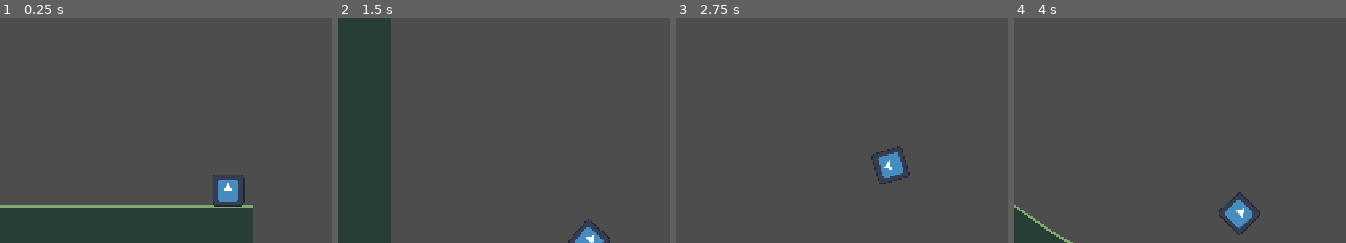
Above: before the commit, frames 1-4 (left to right).
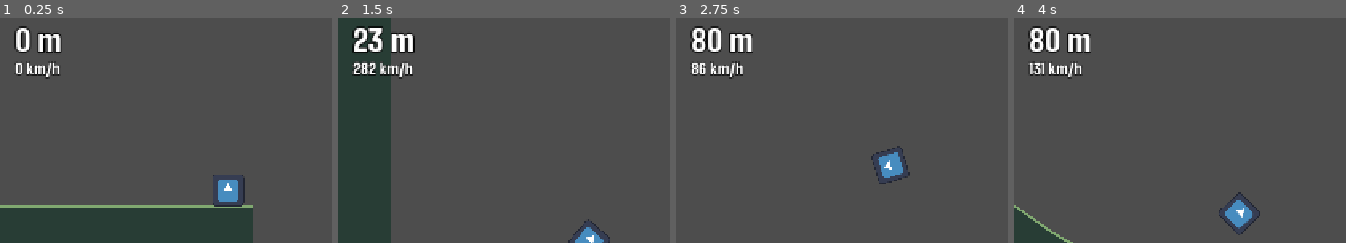
Above: after the commit, the same moments.

Repository: thepaulster/mountain_jumper
Game: Godot game, scene res://scenes/main.tscn
The game is run twice, just before and just after one commit, with the same random seed, the same clock (stepped at 60 frames per second) and the same inputs. The project has no main scene, so this scene is started directly. The engine's default icon, where the game draws it, is replaced by a stand-in: a white triangle on a blue panel in a dark square.
Inputs:
- Up to frame 1 (0.25 s): no input
- Up to frame 2 (1.5 s): hold Space (pull) 0.53-1.28 s; tap Space (pull) at 1.35 s
- Up to frame 3 (2.75 s): hold Space (pull) from 2.03 s (still down)
- Up to frame 4 (4 s): release Space (pull) at 2.78 s; tap Space (pull) at 2.85 s; hold Space (pull) from 3.53 s (still down)
The pictures show only the part of the screen within x 0-50%, y 1-51%; the shares and areas given below are measured in that part.

The runs differ from the first frame. In frame 1, 1.5% of the frame differs, in the area x 4-19%, y 3-28%; in frame 2, 2.3%, in the area x 4-24%, y 3-28%; in frame 3, 2.1%; in frame 4, 2.1%.

Commit message:
Add initial project files including configuration, assets, and scripts
- Create .editorconfig for consistent coding styles
- Add .gitattributes to normalize line endings
- Include .gitignore for Godot specific files
- Add icon.svg and its import configuration
- Set up project.godot with application and display settings
- Create main.tscn and player.tscn scenes with basic node structure
- Implement camera.gd for camera behavior
- Develop player.gd for player controls and physics
- Add terrain.gd for procedural terrain generation
- Create test_floor.gd for testing purposes

Diff:
--- a/project.godot
+++ b/project.godot
@@ -21,6 +21,10 @@
 window/stretch/mode="canvas_items"
 window/stretch/aspect="expand"
 
+[gui]
+
+theme/custom_font="uid://bw5bft586ssmq"
+
 [input]
 
 pull={
--- /dev/null
+++ b/scenes/hud.tscn
@@ -0,0 +1,30 @@
+[gd_scene format=3 uid="uid://box60ohvylpoq"]
+
+[ext_resource type="Script" uid="uid://b760dvvyaonek" path="res://scripts/hud.gd" id="1_ahhtf"]
+[ext_resource type="FontFile" uid="uid://onpj6tpcqc2p" path="res://assets/fonts/BigShoulders-Black.ttf" id="2_oo0fn"]
+
+[node name="HUD" type="CanvasLayer" unique_id=1520044802]
+script = ExtResource("1_ahhtf")
+
+[node name="Distance" type="Label" parent="." unique_id=1197968829]
+offset_left = 24.0
+offset_top = 16.0
+offset_right = 49.0
+offset_bottom = 39.0
+theme_override_colors/font_outline_color = Color(0, 0, 0, 1)
+theme_override_constants/outline_size = 8
+theme_override_fonts/font = ExtResource("2_oo0fn")
+theme_override_font_sizes/font_size = 48
+text = "0m"
+
+[node name="Speed" type="Label" parent="." unique_id=713919542]
+offset_left = 24.0
+offset_top = 76.0
+offset_right = 106.0
+offset_bottom = 147.0
+theme_override_colors/font_outline_color = Color(0, 0, 0, 1)
+theme_override_constants/outline_size = 6
+theme_override_fonts/font = ExtResource("2_oo0fn")
+theme_override_font_sizes/font_size = 24
+text = "0 km/h
+"
--- a/scenes/main.tscn
+++ b/scenes/main.tscn
@@ -1,10 +1,14 @@
 [gd_scene format=3 uid="uid://dqfwr4actcc7i"]
 
+[ext_resource type="PackedScene" uid="uid://box60ohvylpoq" path="res://scenes/hud.tscn" id="1_jyhfs"]
 [ext_resource type="Script" uid="uid://dekc3hl4gjm14" path="res://scripts/terrain.gd" id="1_sugp2"]
 [ext_resource type="PackedScene" uid="uid://bvot44bdl5k3v" path="res://scenes/player.tscn" id="2_jyhfs"]
 [ext_resource type="Script" uid="uid://dxwjl1ownr0df" path="res://scripts/camera.gd" id="3_tbgi4"]
 
 [node name="Main" type="Node2D" unique_id=1890903739]
+
+[node name="HUD" parent="." unique_id=1520044802 node_paths=PackedStringArray("player") instance=ExtResource("1_jyhfs")]
+player = NodePath("../Player")
 
 [node name="Terrain" type="Node2D" parent="." unique_id=1332423959 node_paths=PackedStringArray("player")]
 script = ExtResource("1_sugp2")
--- /dev/null
+++ b/scripts/hud.gd
@@ -0,0 +1,32 @@
+extends CanvasLayer
+
+# The flyer whose numbers we show. Plug it in from the Inspector.
+@export var player: Player
+
+# 14 pixels in the game = 1 metre in real life.
+const PIXELS_PER_METRE := 14.0
+
+# Furthest we've got this run. Only ever goes up,
+# so looping backwards doesn't make the number shrink.
+var distance := 0.0
+
+# Grab the two labels when the scene starts.
+# $Distance means "my child node called Distance".
+@onready var distance_label: Label = $Distance
+@onready var speed_label: Label = $Speed
+
+
+func _process(_delta: float) -> void:
+	if player == null:
+		return
+
+	# Distance: how far right of the ledge we are, in metres.
+	var metres := player.position.x / PIXELS_PER_METRE
+	distance = maxf(distance, metres)
+	distance_label.text = "%d m" % int(distance)
+
+	# Speed: only while actually flying. Standing, falling or crashed shows 0.
+	var kmh := 0
+	if player.mode == Player.Mode.FLY and not player.crashed:
+		kmh = int(player.speed / PIXELS_PER_METRE * 3.6)
+	speed_label.text = "%d km/h" % kmh
--- a/scripts/player.gd
+++ b/scripts/player.gd
@@ -36,6 +36,11 @@
 const STALL_DROP := 3.0
 # ...and you fall this much extra.
 const STALL_SINK := 260.0
+# --- Proximity scoring ---
+# Closer than this to the ground (pixels) counts as proximity flying.
+const PROX_RANGE := 75.0
+# Points per second at the edge of the range (double when almost touching).
+const PROX_POINTS := 90.0
 
 # Are we stalled right now?
 var stalled := false
@@ -57,7 +62,9 @@
 # Free fall movement (we don't use speed and angle until the suit opens).
 var fall_velocity := Vector2.ZERO
 var fall_timer := 0.0
-
+var trick_points := 0      # points that are safely banked
+var prox_time := 0.0       # how long the current close pass has lasted (seconds)
+var prox_pending := 0.0    # points from the current close pass, not banked yet
 
 
 func _physics_process(delta: float) -> void:
@@ -131,6 +138,9 @@
 				crash()
 				return
 
+	# Score points for flying close to the ground.
+	if terrain != null:
+		update_proximity(delta)
 	# Point the icon the way we are flying.
 	rotation = angle
 
@@ -165,3 +175,21 @@
 		mode = Mode.FLY
 		speed = maxf(420.0, fall_velocity.length())                  # keep the speed we built up
 		angle = clampf(fall_velocity.angle(), 0.3, 1.2)              # start flying the way we were falling
+
+
+
+func update_proximity(delta: float) -> void:
+	# How far is the ground below us? (Ground y minus our y.)
+	var gap := terrain.floor_at(position.x) - position.y
+
+	if gap < PROX_RANGE:
+		# Close to the rock: the timer runs and points pile up.
+		prox_time += delta
+		# closeness goes from 1.0 (edge of the range) to 2.0 (touching).
+		var closeness := 1.0 + (PROX_RANGE - gap) / PROX_RANGE
+		prox_pending += PROX_POINTS * closeness * delta
+	elif prox_time > 0.0:
+		# We just pulled away: bank the points, then reset for the next pass.
+		trick_points += int(prox_pending)
+		prox_time = 0.0
+		prox_pending = 0.0
Binary file added: assets/fonts/BigShoulders-Black.ttf
Not shown, added: assets/fonts/BigShoulders-Black.ttf.import
Binary file added: assets/fonts/Figtree-Bold.ttf
Not shown, added: assets/fonts/Figtree-Bold.ttf.import
Binary file added: assets/fonts/Figtree-Regular.ttf
Not shown, added: assets/fonts/Figtree-Regular.ttf.import
Not shown, added: scripts/hud.gd.uid
Not shown, added: .DS_Store
Not shown, added: assets/.DS_Store
